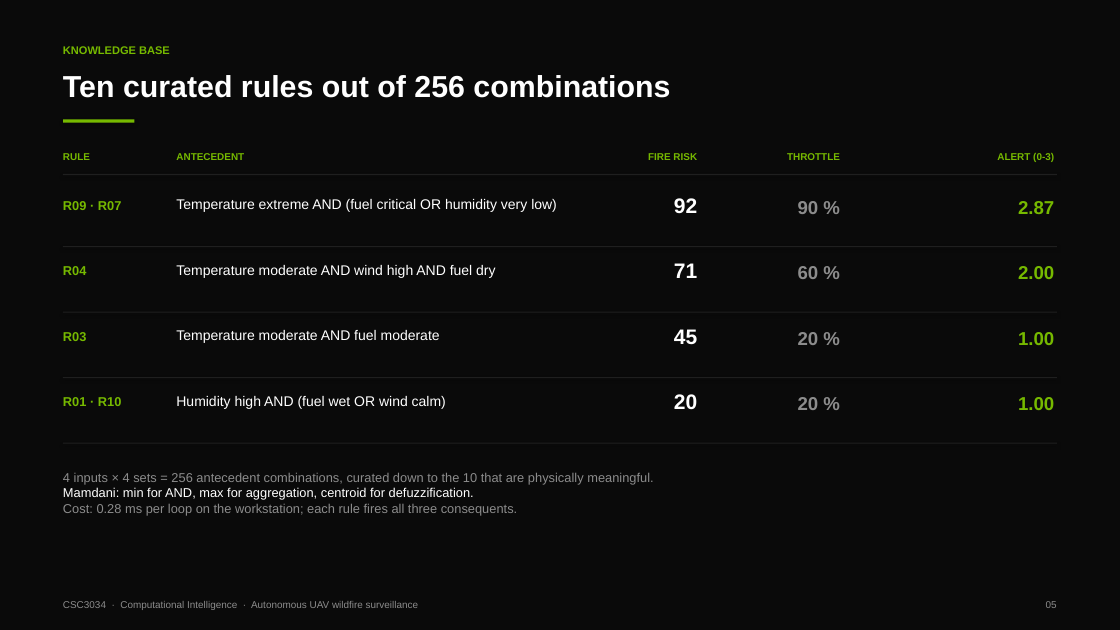
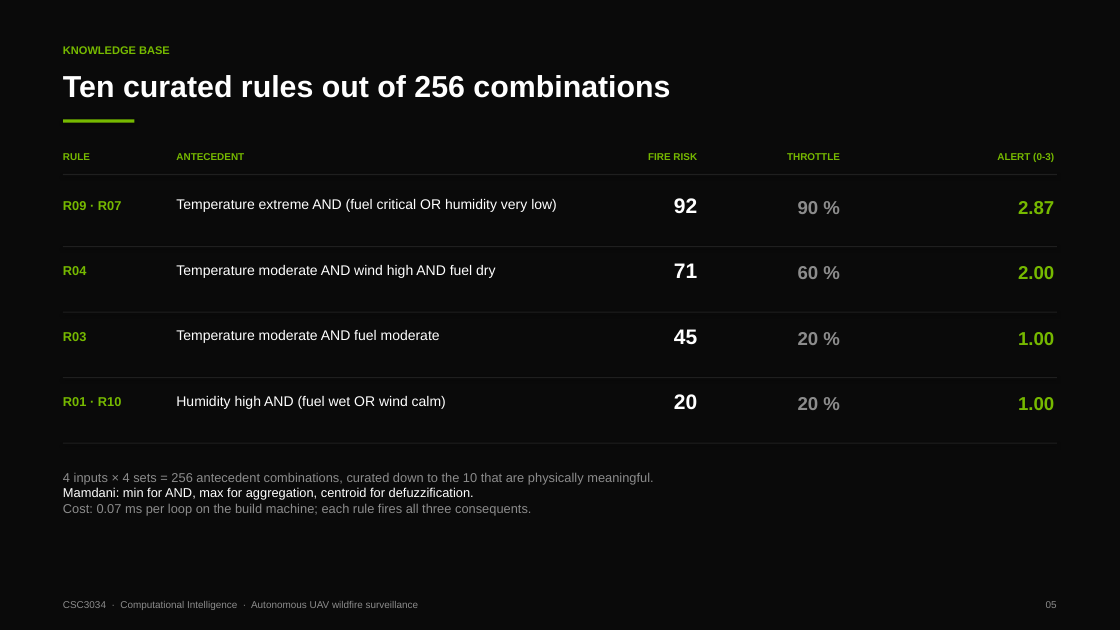
Before and after one commit to 123haiku/csc3034-fuzzy-wildfire-sim, a slide deck: slide 5 of docs/presentation/CSC3034_Presentation_Slides.pptx. Drawn at 1120x630 pixels with LibreOffice and Linux fonts; fonts in the diff are those of the drawing. Boxes give left, top, right and bottom in pixels: in the first picture for what was removed or moved away, otherwise in the second. Text is boxed around its words. In the diff, an @@ line names an element or a change of style, - is before the commit and + after.

Commit message:
feat(values): route every quoted figure through one measurement file
The poster, the report and the deck each carried their own copy of the latency,
mission and stage numbers, so a re-measurement on one machine left the other two
quoting superseded figures. This replaces the three copies with one source.

Measurement
- tools/presentation/measure.py writes docs/measurements.json: engine structure,
  the seed=0 mission log, the defuzzification benchmark, loop latency per scenario,
  and the scikit-fuzzy worst deviation.
- tools/presentation/values.py loads it for the poster and the deck.
- export_report_docx.py substitutes {{path.to.value}} tokens from the same file and
  generates Table 2 and Table 3 from it, so neither table is typed by hand.
- tools/verify_values.py diffs the built .docx, .pptx and poster .html against the
  measurement: 35 checks covering required figures, superseded figures, and the two
  report tables row by row.
- Drop tools/presentation/latency_probe.py, superseded by measure.py.

Correctness
- create_wildfire_stage.py had two sensor models: the attributes baked onto the UAV
  prim used 15/30/48 boost coefficients while the mission log used 16/32/50, so the
  stage telemetry and the report table disagreed. Both now call one
  synthesise_sensors(); the re-baked stage asset follows.
- The UAV docstring claimed spinning rotors that are static discs; corrected.

Report and figures
- export_report_docx.py rewritten around a block parser: heading hierarchy, styled
  tables with repeating headers, centred figures, page-number fields, and LaTeX
  flattened to linear text that Word can render.
- src/visualize_architecture.py replaces the fenced ASCII architecture block, which
  the exporter had been reading as one-cell tables.
- README documents the measurement step and the new layout.

```diff
--- a/docs/presentation/CSC3034_Presentation_Slides.pptx
+++ b/docs/presentation/CSC3034_Presentation_Slides.pptx
@@ text at box(63, 504, 531, 516): text changed @@
-Cost: 0.28 ms per loop on the workstation; each rule fires all three consequents.
+Cost: 0.07 ms per loop on the build machine; each rule fires all three consequents.
```
Also in this commit, not shown: 5 other slides changed, 25 other files.
